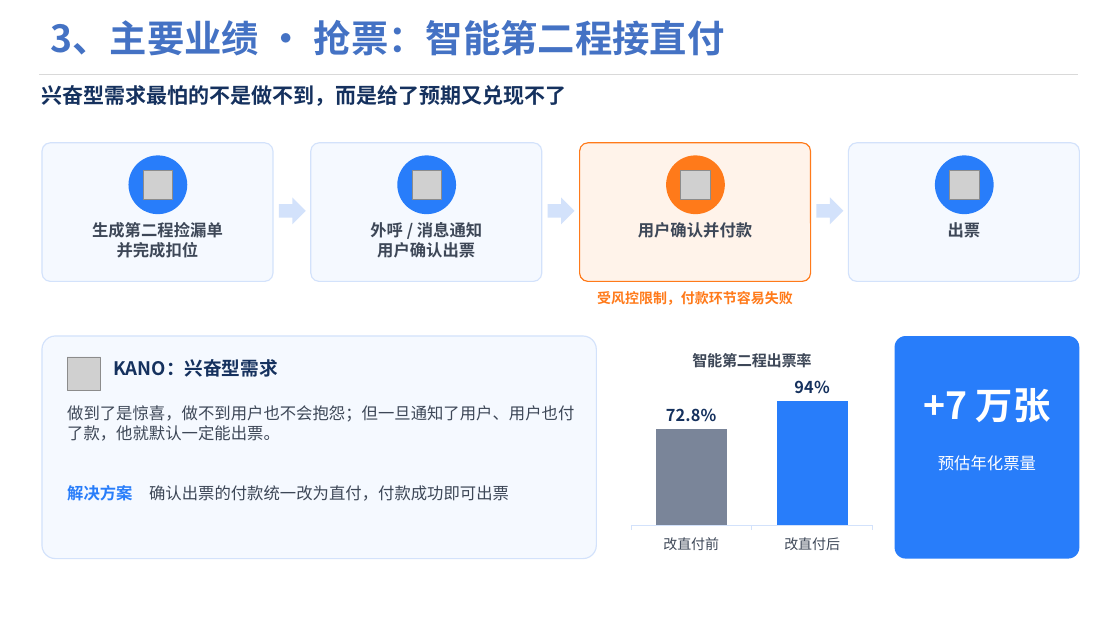
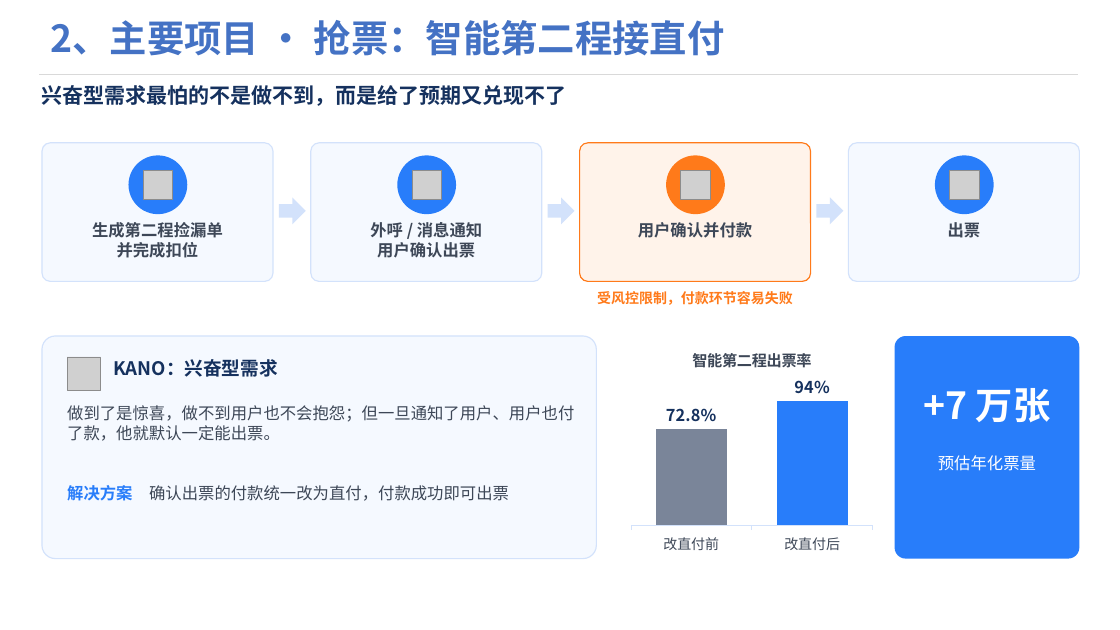
Before and after one commit to Wennie006/AI-myself, a slide deck: slide 6 of 答辩PPT.pptx (slide 7 before the commit). Drawn at 1120x630 pixels with LibreOffice and Linux fonts; fonts in the diff are those of the drawing; grey boxes stand for pictures; background and template pictures are left out. Boxes give left, top, right and bottom in pixels: in the first picture for what was removed or moved away, otherwise in the second. Text is boxed around its words. In the diff, an @@ line names an element or a change of style, - is before the commit and + after.

```diff
--- a/答辩PPT.pptx
+++ b/答辩PPT.pptx
@@ text at [50,20,725,56]: text changed @@
-3、主要业绩 · 抢票：智能第二程接直付
+2、主要项目 · 抢票：智能第二程接直付
```
Also in this commit, not shown: 9 other slides changed, 1 slide removed.
